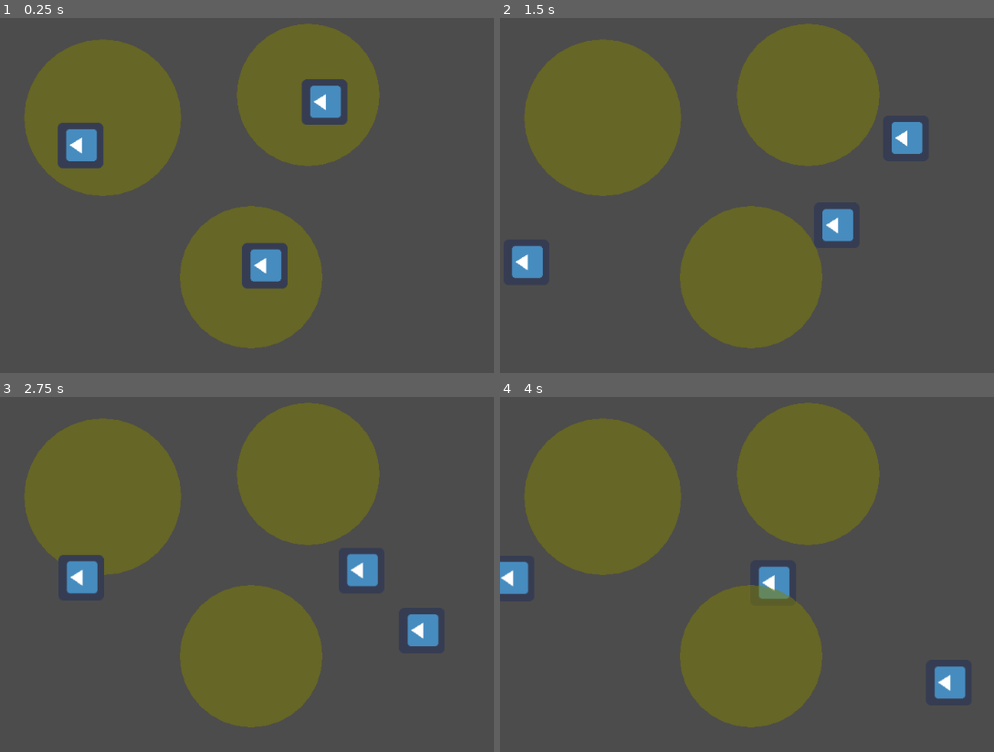
Above: before the commit, frames 1-4 (two rows, left to right).
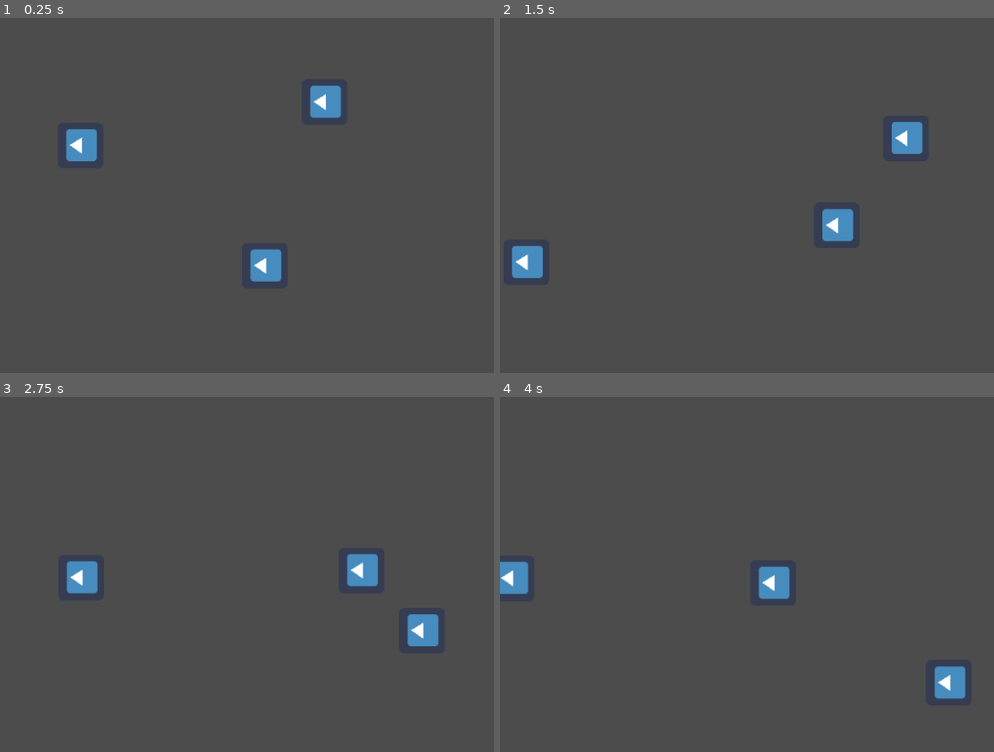
Above: after the commit, the same moments.

Repository: MxAshUp/godot-wild-jam-2
Game: Godot game, scene res://PrototypeScenes/PathTest.tscn
Same seed, same stepped clock (60 frames per second), same inputs: the game is played once before the commit and once after it. This scene is started directly instead of the project's main scene. The engine's default icon, where the game draws it, is replaced by a stand-in: a white triangle on a blue panel in a dark square.
Inputs:
- Up to frame 1 (0.25 s): no input
- Up to frame 2 (1.5 s): no input
- Up to frame 3 (2.75 s): no input
- Up to frame 4 (4 s): no input

The runs differ from the first frame. In frame 1, 25% of the frame differs, in the area x 4-77%, y 1-94%; in frame 2, 29%; in frame 3, 29%; in frame 4, 29%.

Commit message:
Added circle area for detection jump allowed

Diff:
--- a/PrototypeScenes/PathFollow.tscn
+++ b/PrototypeScenes/PathFollow.tscn
@@ -37,3 +37,6 @@
 [node name="CollisionShape2D" type="CollisionShape2D" parent="PathFollow2D/Area2D"]
 visible = false
 _sections_unfolded = [ "shape" ]
+
+[connection signal="area_entered" from="PathFollow2D/Area2D" to="." method="_on_Area2D_area_entered"]
+[connection signal="area_exited" from="PathFollow2D/Area2D" to="." method="_on_Area2D_area_exited"]
--- a/PrototypeScenes/PathTest.tscn
+++ b/PrototypeScenes/PathTest.tscn
@@ -51,3 +51,10 @@
 [node name="Path2D" type="Path2D" parent="Node2D4"]
 self_modulate = Color( 0.5, 0.6, 1, 0.7 )
 curve = SubResource( 3 )
+
+[connection signal="area_entered" from="Node2D2/Path2D/PathFollow2D/Area2D" to="Node2D2" method="_on_Area2D_area_entered"]
+[connection signal="area_exited" from="Node2D2/Path2D/PathFollow2D/Area2D" to="Node2D2" method="_on_Area2D_area_exited"]
+[connection signal="area_entered" from="Node2D3/Path2D/PathFollow2D/Area2D" to="Node2D3" method="_on_Area2D_area_entered"]
+[connection signal="area_exited" from="Node2D3/Path2D/PathFollow2D/Area2D" to="Node2D3" method="_on_Area2D_area_exited"]
+[connection signal="area_entered" from="Node2D4/Path2D/PathFollow2D/Area2D" to="Node2D4" method="_on_Area2D_area_entered"]
+[connection signal="area_exited" from="Node2D4/Path2D/PathFollow2D/Area2D" to="Node2D4" method="_on_Area2D_area_exited"]
--- a/Tools/Patrol.gd
+++ b/Tools/Patrol.gd
@@ -9,15 +9,21 @@
 
 onready var path_follow : PathFollow2D = get_node("PathFollow2D")
 onready var path : Path2D = get_node("Path2D")
-var circle_area_shape : CircleShape2D = null
 
+var collision_circle : CircleShape2D = null
 var preview_offset = 0
 
 func _ready():
+
+	collision_circle = CircleShape2D.new()
+	collision_circle.radius = jump_radius
+	$PathFollow2D/Area2D/CollisionShape2D.shape = collision_circle
+
 	if path != null:
 		remove_child(path_follow)
 		path.add_child(path_follow)
 		path_follow.offset = start_offset
+
 	else:
 		set_process(false)
 
@@ -28,16 +34,27 @@
 	else:
 		process_movement(delta)
 
+# Actual game movement
 func process_movement(delta):
 	path_follow.offset += delta * move_speed
 
+# Process for just tooling around
 func process_tool(delta):
-	preview_offset += delta * move_speed
-	if preview:
-		path_follow.offset = preview_offset + start_offset
-		update()
-	else:
-		path_follow.offset = start_offset
+	if path_follow != null:
+		preview_offset += delta * move_speed
+		if preview:
+			path_follow.offset = preview_offset + start_offset
+			update()
+		else:
+			path_follow.offset = start_offset
 
 func _draw():
-	draw_circle(path_follow.position, jump_radius, Color(0.5, 0.5, 0, 0.5))
+	# Show radius of jump
+	if Engine.is_editor_hint():
+		draw_circle(path_follow.position, jump_radius, Color(0.5, 0.5, 0, 0.5))
+
+func _on_Area2D_area_entered(area: Area2D):
+	print(area.name)
+
+func _on_Area2D_area_exited(area):
+	pass # Replace with function body.
